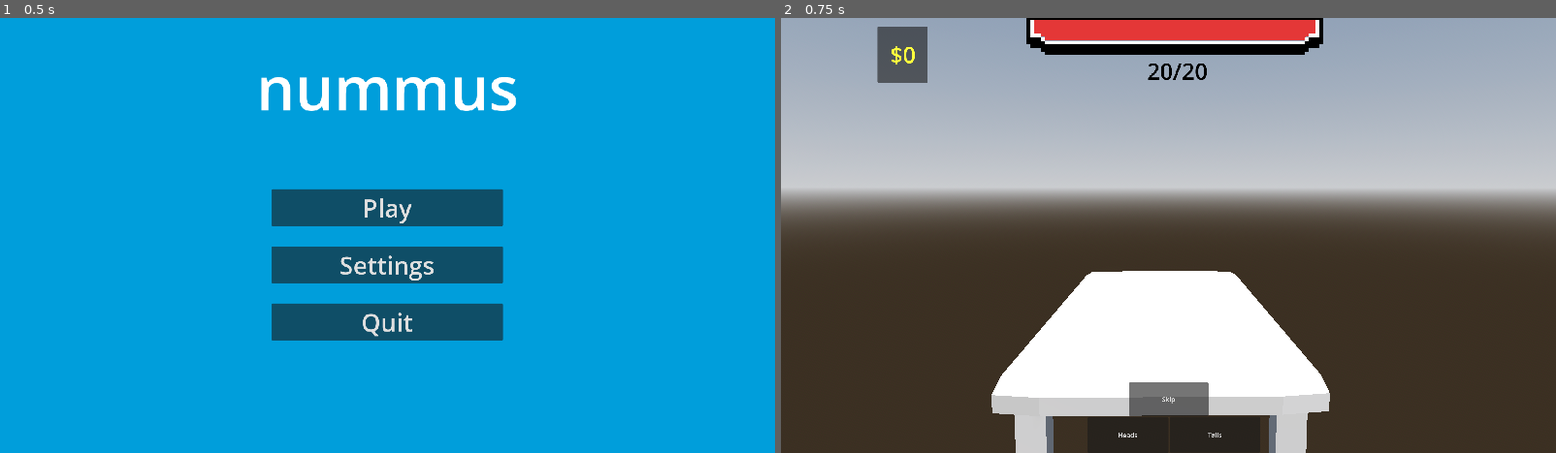
Above: before the commit, frames 1-2 (left to right).
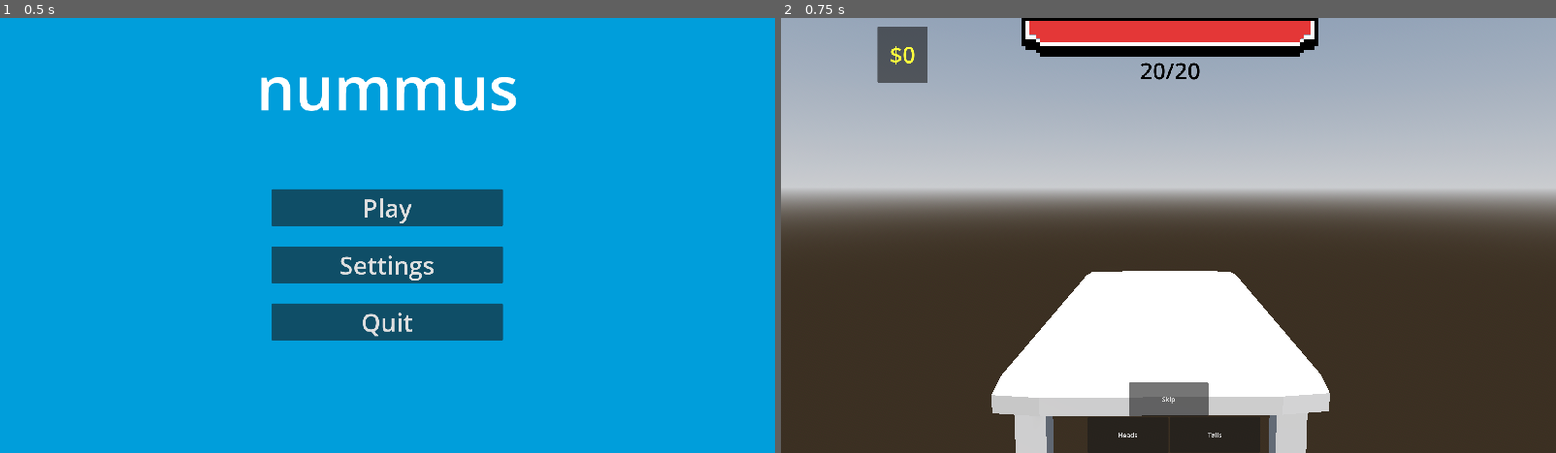
Above: after the commit, the same moments.

Repository: nianjindev/nummus
Game: Godot game, scene res://gui/main_menu.tscn
The game is run twice, just before and just after one commit, with the same random seed, the same clock (stepped at 60 frames per second) and the same inputs.
Inputs:
- Up to frame 1 (0.5 s): no input
- Up to frame 2 (0.75 s): click "Play" at 0.5 s

Frame 1 is identical in both runs. In frame 2, 1.0% of the frame differs, in the area x 14-70%, y 0-15%.

Commit message:
organization

Diff:
--- a/nummus-game/autoload/globals.gd
+++ b/nummus-game/autoload/globals.gd
@@ -8,35 +8,12 @@
 var health: int = 20
 var max_health: int = 20
 
-var in_favor = false
+var in_favor = false # winning the skill check apparently
 
-var current_enemy: Node3D
-var current_coin: Node3D
-@onready var enemy_base = ResourceLoader.load("res://enemies/enemy.tscn")
-@onready var coin_base = ResourceLoader.load("res://coins/coin_base.tscn")
-
+# signals that interact with GlobalUI
 signal health_changed
 signal money_changed
-signal enemy_health_changed
 
-func _ready():
-	current_enemy = enemy_base.instantiate()
-	current_enemy.enemy_id = preload("res://resources/enemies/smug_man.tres")
-	current_enemy.position = Vector3(-1.604,1.4,0.0)
-	current_enemy.rotate_y(PI/2)
-	current_enemy.scale = Vector3(0.2,0.2,0.2)
-	SceneManager.current_scene.add_child.call_deferred(current_enemy)
-
-	current_coin = coin_base.instantiate()
-	current_coin.coin_id = preload("res://resources/coins/coin_base.tres")
-	current_coin.position = Vector3(0.367, 0.398, -0.017)
-	current_coin.scale = Vector3(0.08, 0.08, 0.08)
-	current_coin.rotate_y(PI/2)
-	SceneManager.current_scene.add_child.call_deferred(current_coin)
-
-func _process(_delta: float) -> void:
-	if health > max_health:
-		health = max_health
 
 func change_money(add: bool, amount: int):
 	if add:
@@ -50,11 +27,6 @@
 		health += amount
 	else:
 		health = amount
+	if health > max_health:
+		health = max_health
 	health_changed.emit()
-
-func change_current_enemy_health(add: bool, amount: int):
-	if add:
-		current_enemy.health += amount
-	else:
-		current_enemy.health = amount
-	enemy_health_changed.emit()
--- /dev/null
+++ b/nummus-game/autoload/gui_manager.gd
@@ -0,0 +1,25 @@
+extends Node
+
+signal gui_spawned
+
+var global_ui_path: String = "res://gui/global_ui.tscn"
+var game_ui_path: String = "res://gui/game_ui.tscn"
+var skill_check_path: String = "res://gui/skill_check.tscn"
+
+var global_ui: Control
+var game_iu: Control
+var skill_check: Control
+
+func _ready() -> void:
+	spawn_all.call_deferred()
+
+func spawn_all():
+	global_ui = ResourceLoader.load(global_ui_path).instantiate()
+	game_iu = ResourceLoader.load(game_ui_path).instantiate()
+	skill_check = ResourceLoader.load(skill_check_path).instantiate()
+	gui_spawned.emit()
+
+func show_global_ui():
+	global_ui.visible = true
+func hide_global_ui():
+	global_ui.visible = false
--- /dev/null
+++ b/nummus-game/autoload/object_manager.gd
@@ -0,0 +1,22 @@
+extends Node
+
+@onready var enemy_base = ResourceLoader.load("res://enemies/enemy.tscn")
+@onready var coin_base = ResourceLoader.load("res://coins/coin_base.tscn")
+var current_enemy: Node3D
+var current_coin: Node3D
+
+func spawn_base_coin():
+	current_coin = coin_base.instantiate()
+	current_coin.coin_id = preload("res://resources/coins/coin_base.tres")
+	current_coin.position = Vector3(0.367, 0.398, -0.017)
+	current_coin.scale = Vector3(0.08, 0.08, 0.08)
+	current_coin.rotate_y(PI/2)
+	SceneManager.current_scene.add_child.call_deferred(current_coin)
+
+func spawn_base_enemy():
+	current_enemy = enemy_base.instantiate()
+	current_enemy.enemy_id = preload("res://resources/enemies/smug_man.tres")
+	current_enemy.position = Vector3(-1.604,1.4,0.0)
+	current_enemy.rotate_y(PI/2)
+	current_enemy.scale = Vector3(0.2,0.2,0.2)
+	SceneManager.current_scene.add_child.call_deferred(current_enemy)
--- /dev/null
+++ b/nummus-game/base_level.gd
@@ -0,0 +1,7 @@
+extends Node3D
+
+func _ready() -> void:
+	await GuiManager.gui_spawned
+	GuiManager.show_global_ui()
+	ObjectManager.spawn_base_coin()
+	ObjectManager.spawn_base_enemy()
--- a/nummus-game/world.tscn
+++ b/nummus-game/base_level.tscn
@@ -1,11 +1,10 @@
-[gd_scene load_steps=11 format=3 uid="uid://vwukeorb6yvs"]
+[gd_scene load_steps=10 format=3 uid="uid://vwukeorb6yvs"]
 
-[ext_resource type="PackedScene" uid="uid://d3tgw7j1mag6w" path="res://enemies/enemy.tscn" id="1_aqk2v"]
-[ext_resource type="PackedScene" uid="uid://cgkq1874nru5o" path="res://gui/global_ui.tscn" id="4_aqk2v"]
-[ext_resource type="PackedScene" uid="uid://dvtnos8vnayja" path="res://gui/skill_check.tscn" id="4_dwbse"]
-[ext_resource type="PackedScene" uid="uid://nv30vjbkrio1" path="res://gui/game_ui.tscn" id="5_036b0"]
-[ext_resource type="ArrayMesh" uid="uid://df0dli0p2ydry" path="res://assets/3d/coin_table.obj" id="5_dwbse"]
-[ext_resource type="Resource" uid="uid://dcspy7387pquk" path="res://resources/enemies/smug_man.tres" id="6_dwbse"]
+[ext_resource type="ArrayMesh" uid="uid://df0dli0p2ydry" path="res://assets/3d/coin_table.obj" id="1_3o4py"]
+[ext_resource type="Script" uid="uid://d22vmb2a3xedj" path="res://base_level.gd" id="1_ftfrf"]
+[ext_resource type="PackedScene" uid="uid://cgkq1874nru5o" path="res://gui/global_ui.tscn" id="2_ftfrf"]
+[ext_resource type="PackedScene" uid="uid://nv30vjbkrio1" path="res://gui/game_ui.tscn" id="3_u2wky"]
+[ext_resource type="PackedScene" uid="uid://dvtnos8vnayja" path="res://gui/skill_check.tscn" id="4_2elnx"]
 
 [sub_resource type="ProceduralSkyMaterial" id="ProceduralSkyMaterial_aqk2v"]
 sky_horizon_color = Color(0.662243, 0.671743, 0.686743, 1)
@@ -23,7 +22,8 @@
 [sub_resource type="BoxShape3D" id="BoxShape3D_pkg7o"]
 size = Vector3(1.9002686, 0.062927246, 1)
 
-[node name="World" type="Node3D"]
+[node name="BaseLevel" type="Node3D"]
+script = ExtResource("1_ftfrf")
 
 [node name="WorldEnvironment" type="WorldEnvironment" parent="."]
 environment = SubResource("Environment_dwbse")
@@ -40,19 +40,15 @@
 
 [node name="MeshInstance3D" type="MeshInstance3D" parent="StaticBody3D"]
 transform = Transform3D(0.21051848, 0, 0, 0, 0.21051848, 0, 0, 0, 0.21051848, 0, 0, 0)
-mesh = ExtResource("5_dwbse")
+mesh = ExtResource("1_3o4py")
 skeleton = NodePath("")
 
 [node name="CollisionShape3D" type="CollisionShape3D" parent="StaticBody3D"]
 transform = Transform3D(1, 0, 0, 0, 1, 0, 0, 0, 1, 0.015075684, 0.375885, 0)
 shape = SubResource("BoxShape3D_pkg7o")
 
-[node name="GlobalUI" parent="." instance=ExtResource("4_aqk2v")]
+[node name="GlobalUI" parent="." instance=ExtResource("2_ftfrf")]
 
-[node name="GameUI" parent="." instance=ExtResource("5_036b0")]
+[node name="GameUI" parent="." instance=ExtResource("3_u2wky")]
 
-[node name="SkillCheck" parent="." instance=ExtResource("4_dwbse")]
-
-[node name="Enemy" parent="." instance=ExtResource("1_aqk2v")]
-transform = Transform3D(0.29298925, 0, 0.9561157, 0, 1, 0, -0.9561157, 0, 0.29298925, 0, 0, 0)
-enemy_id = ExtResource("6_dwbse")
+[node name="SkillCheck" parent="." instance=ExtResource("4_2elnx")]
--- a/nummus-game/coins/coin_base.gd
+++ b/nummus-game/coins/coin_base.gd
@@ -1,6 +1,4 @@
 extends Node3D
-
-var skill_check = "res://gui/skill_check.tscn"
 
 @export var damage: int = 1
 @export var level: int = 1
--- a/nummus-game/gui/global_ui.tscn
+++ b/nummus-game/gui/global_ui.tscn
@@ -21,26 +21,22 @@
 anchor_bottom = 1.0
 grow_horizontal = 2
 grow_vertical = 2
+metadata/_edit_lock_ = true
 
-[node name="Money" type="Control" parent="."]
-anchors_preset = 0
-offset_right = 603.0
-offset_bottom = 182.0
-script = ExtResource("1_b2grt")
-
-[node name="Panel" type="Panel" parent="Money"]
+[node name="Money" type="Panel" parent="."]
 layout_mode = 1
 anchors_preset = 8
 anchor_left = 0.5
 anchor_top = 0.5
 anchor_right = 0.5
 anchor_bottom = 0.5
-offset_left = -62.14251
-offset_top = -70.0
-offset_right = 62.14251
-offset_bottom = 70.0
+offset_left = -720.6425
+offset_top = -519.0
+offset_right = -596.3575
+offset_bottom = -379.0
 grow_horizontal = 2
 grow_vertical = 2
+script = ExtResource("1_b2grt")
 
 [node name="Amount" type="RichTextLabel" parent="Money"]
 layout_mode = 1
@@ -66,26 +62,18 @@
 anchors_preset = 5
 anchor_left = 0.5
 anchor_right = 0.5
-offset_left = -325.885
-offset_right = 423.14
-offset_bottom = 182.0
+offset_left = -363.0
+offset_top = -1.0
+offset_right = 371.0
+offset_bottom = 181.0
 grow_horizontal = 2
 script = ExtResource("2_22env")
 
 [node name="HealthProgressBar" type="TextureProgressBar" parent="Health"]
 texture_filter = 1
 layout_mode = 1
-anchors_preset = 8
-anchor_left = 0.5
-anchor_top = 0.5
-anchor_right = 0.5
-anchor_bottom = 0.5
-offset_left = -400.0
-offset_top = -96.0
-offset_right = -309.0
-offset_bottom = -85.0
-grow_horizontal = 2
-grow_vertical = 2
+offset_right = 83.0
+offset_bottom = 11.0
 scale = Vector2(8.84, 8.84)
 max_value = 20.0
 value = 16.0
@@ -94,17 +82,16 @@
 
 [node name="HealthText" type="RichTextLabel" parent="Health"]
 layout_mode = 1
-anchors_preset = 8
+anchors_preset = 7
 anchor_left = 0.5
-anchor_top = 0.5
+anchor_top = 1.0
 anchor_right = 0.5
-anchor_bottom = 0.5
-offset_left = -132.0
-offset_top = -9.0
-offset_right = 78.0
-offset_bottom = 91.0
+anchor_bottom = 1.0
+offset_left = -105.0
+offset_top = -100.0
+offset_right = 105.0
 grow_horizontal = 2
-grow_vertical = 2
+grow_vertical = 0
 theme_override_colors/default_color = Color(0, 0, 0, 1)
 theme_override_font_sizes/normal_font_size = 56
 text = "20/20"
--- a/nummus-game/gui/main_menu.gd
+++ b/nummus-game/gui/main_menu.gd
@@ -1,6 +1,6 @@
 extends Control
 
-var world:String = "res://world.tscn"
+var world:String = "res://base_level.tscn"
 
 func _on_quit_pressed() -> void:
 	get_tree().quit()
--- a/nummus-game/project.godot
+++ b/nummus-game/project.godot
@@ -21,6 +21,8 @@
 Globals="*res://autoload/globals.gd"
 Signalbus="*res://autoload/signalbus.gd"
 CoinEffects="*res://autoload/coin_effects.gd"
+ObjectManager="*res://autoload/object_manager.gd"
+GuiManager="*res://autoload/gui_manager.gd"
 
 [display]
 
Not shown, added: nummus-game/autoload/gui_manager.gd.uid
Not shown, added: nummus-game/autoload/object_manager.gd.uid
Not shown, added: nummus-game/base_level.gd.uid
